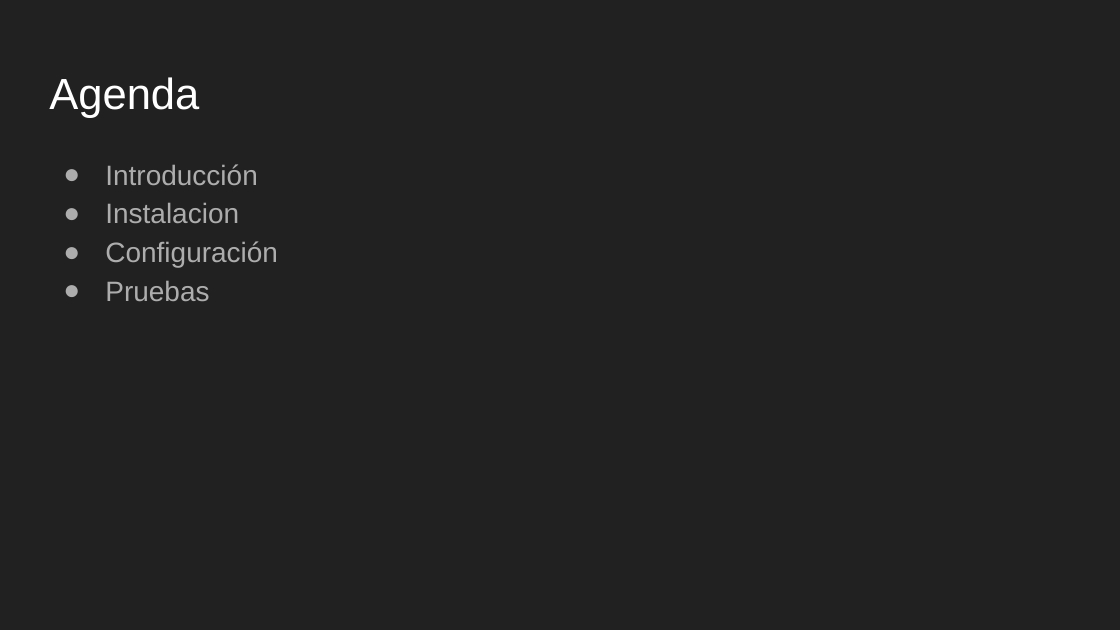
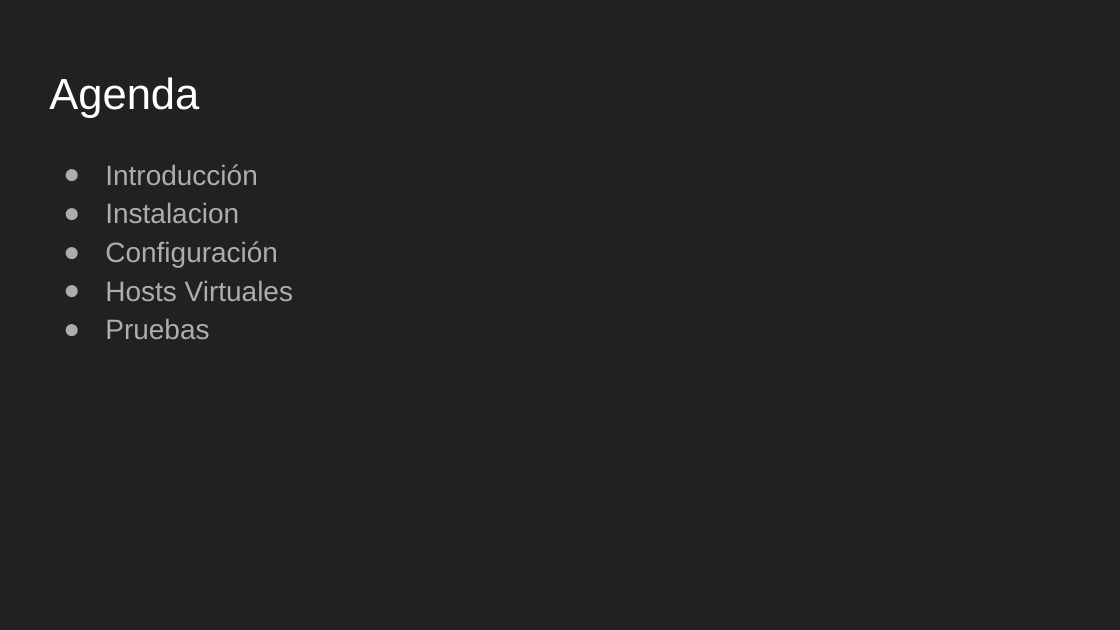
Before and after one commit to tabris2015/LNX102_103, a slide deck: slide 2 of slides/Sesion8.odp. Drawn at 1120x630 pixels with LibreOffice and Linux fonts; fonts in the diff are those of the drawing. Boxes give left, top, right and bottom in pixels: in the first picture for what was removed or moved away, otherwise in the second. Text is boxed around its words. In the diff, an @@ line names an element or a change of style, - is before the commit and + after.

```diff
--- a/slides/Sesion8.odp
+++ b/slides/Sesion8.odp
@@ text at [105,280,293,301]: paragraph added @@
+● Hosts Virtuales
```
Also in this commit, not shown: 1 other slide changed, 2 other files.
